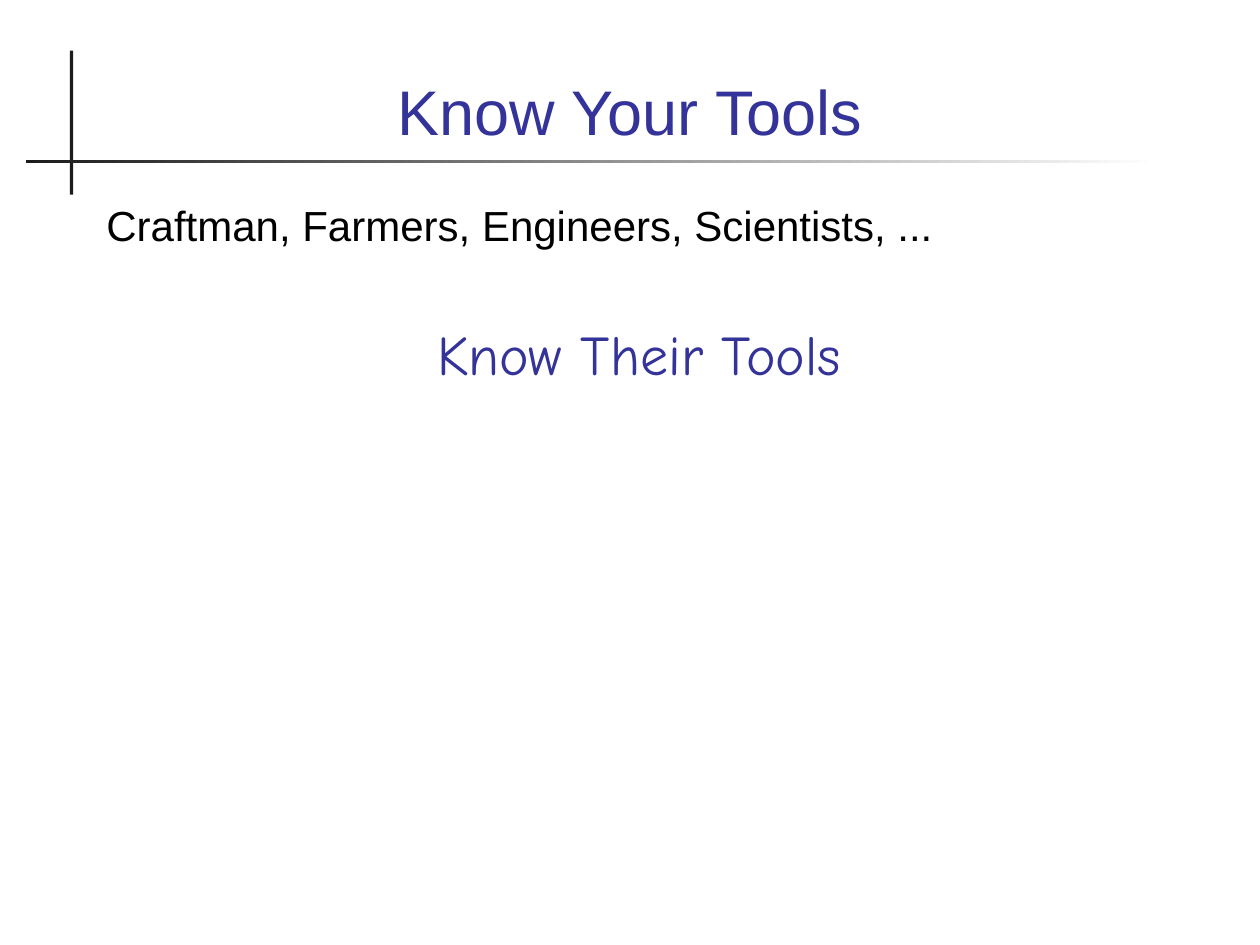
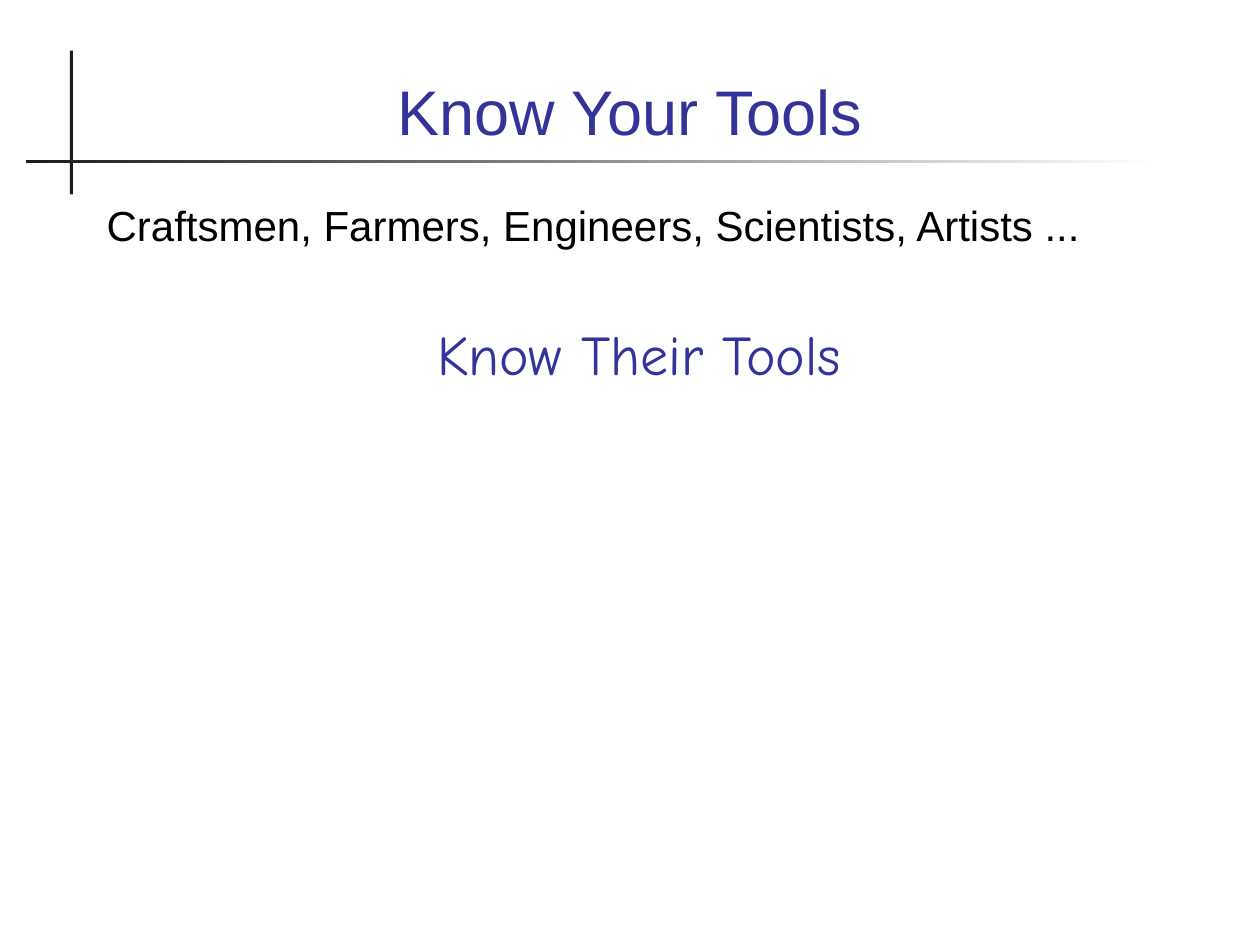
Before and after one commit to skeoop/skeoop.github.io, a slide deck: slide 28 of java-basics/00-Intro-to-Java.ppt. Drawn at 1260x945 pixels with LibreOffice and Linux fonts; fonts in the diff are those of the drawing. Boxes give left, top, right and bottom in pixels: in the first picture for what was removed or moved away, otherwise in the second. Text is boxed around its words. In the diff, an @@ line names an element or a change of style, - is before the commit and + after.

```diff
--- a/java-basics/00-Intro-to-Java.ppt
+++ b/java-basics/00-Intro-to-Java.ppt
@@ text at [107, 210, 1033, 249]: text changed @@
-Craftman, Farmers, Engineers, Scientists, ...
+Craftsmen, Farmers, Engineers, Scientists, Artists ...
```
Also in this commit, not shown: 18 other slides changed, 2 other files.
